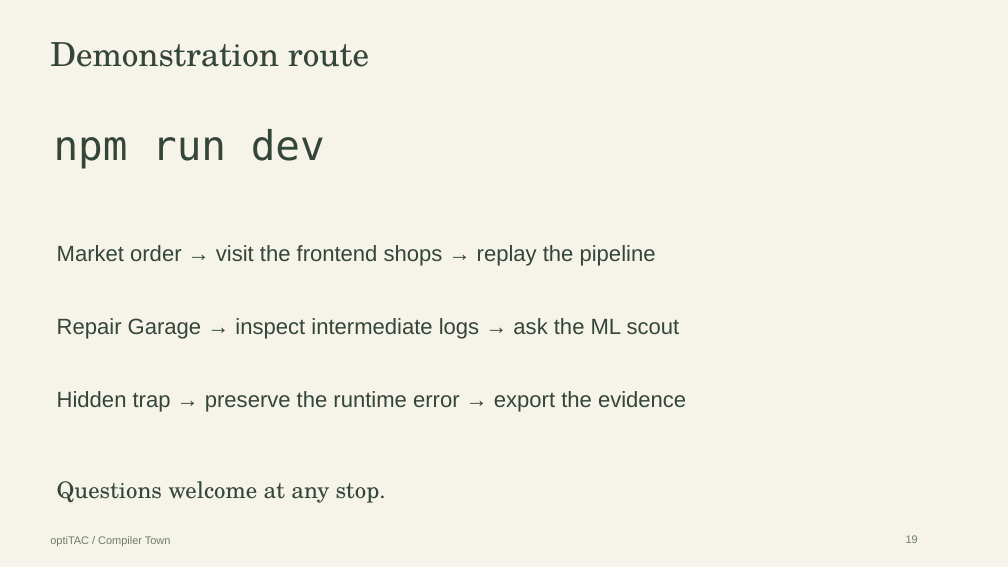
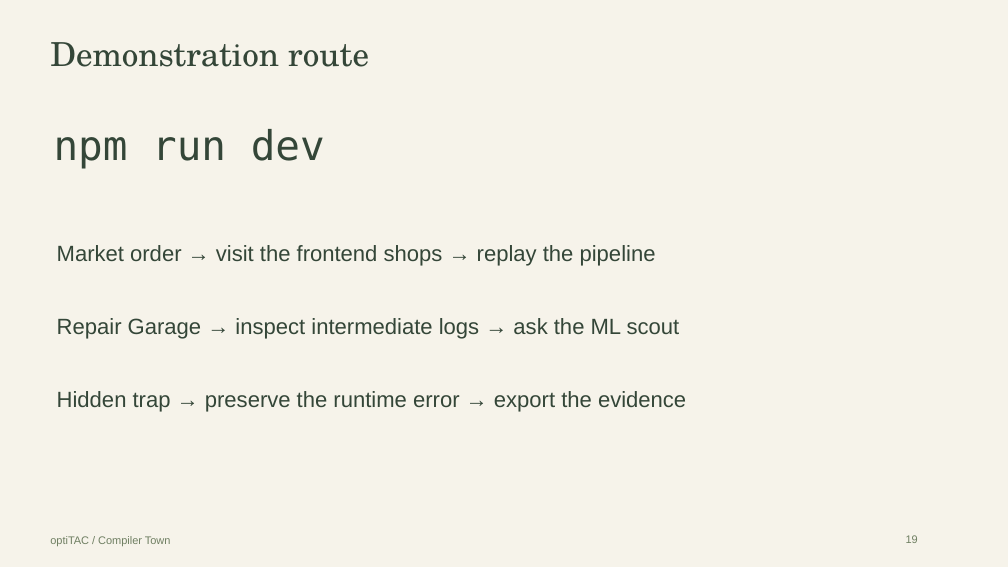
Before and after one commit to architnigam/OptiTAC, a slide deck: slide 18 of OptiTAC-Compiler-Town-Presentation.pptx (slide 19 before the commit). Drawn at 1008x567 pixels with LibreOffice and Linux fonts; fonts in the diff are those of the drawing. Boxes give left, top, right and bottom in pixels: in the first picture for what was removed or moved away, otherwise in the second. Text is boxed around its words. In the diff, an @@ line names an element or a change of style, - is before the commit and + after.

```diff
--- a/OptiTAC-Compiler-Town-Presentation.pptx
+++ b/OptiTAC-Compiler-Town-Presentation.pptx
@@ text removed at [57,481,386,503] @@
-Questions welcome at any stop.
```
Also in this commit, not shown: 1 other slide changed, 1 slide removed, 1 other file.
